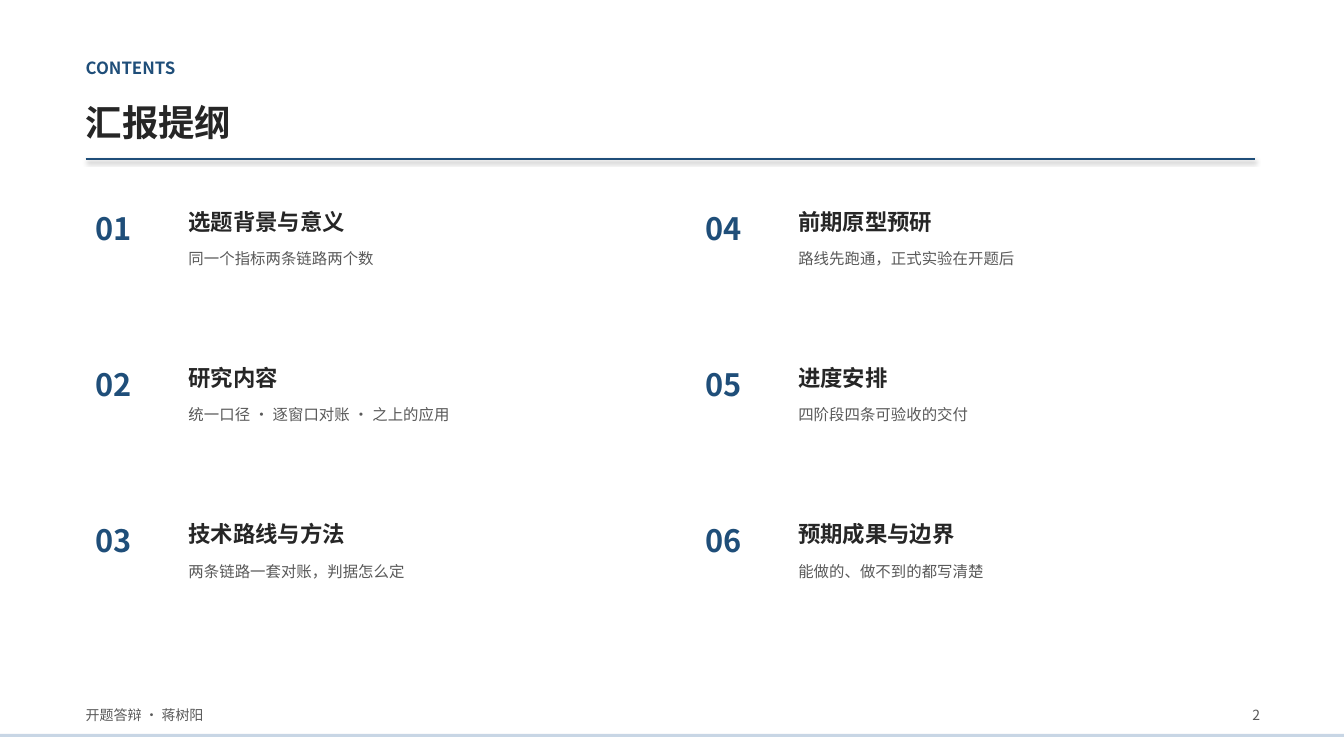
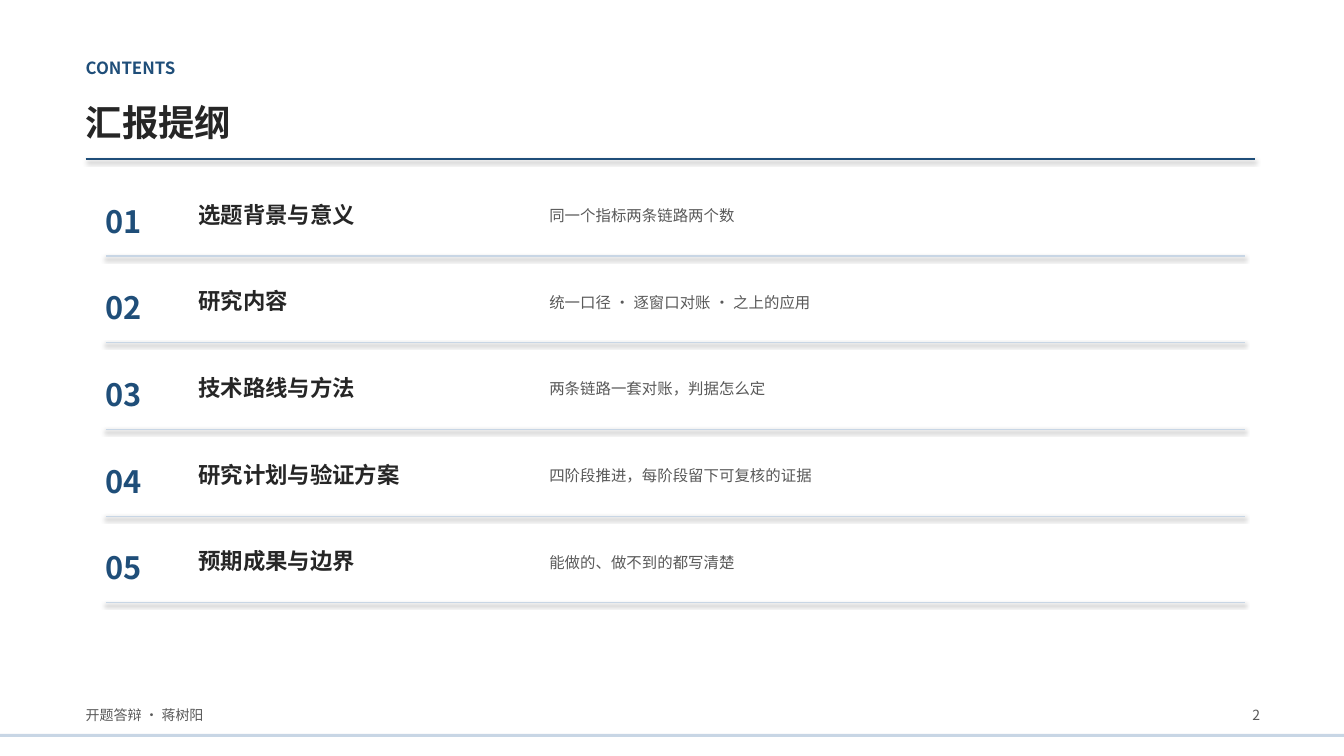
Before and after one commit to suntree-j/dsh-workspace, a slide deck: slide 2 of intelligent-data-platform/docs/thesis/答辩材料/开题答辩_蒋树阳.pptx. Drawn at 1344x756 pixels with LibreOffice and Linux fonts; fonts in the diff are those of the drawing. Boxes give left, top, right and bottom in pixels: in the first picture for what was removed or moved away, otherwise in the second. Text is boxed around its words. In the diff, an @@ line names an element or a change of style, - is before the commit and + after.

Commit message:
docs(defense): 答辩口径改为尚未建模，PPT 去结果数字重排为 9 页，准备包与十二讲同步

```diff
--- a/intelligent-data-platform/docs/thesis/答辩材料/开题答辩_蒋树阳.pptx
+++ b/intelligent-data-platform/docs/thesis/答辩材料/开题答辩_蒋树阳.pptx
@@ text "01": place and size @@
-text "01" at box(96, 217, 132, 241)
+text "01" at box(106, 210, 142, 234)
@@ text "选题背景与意义": place and size @@
-text "选题背景与意义" at box(188, 211, 344, 232)
+text "选题背景与意义" at box(199, 204, 355, 225)
@@ text "同一个指标两条链路两个数": place and size @@
-text "同一个指标两条链路两个数" at box(188, 251, 373, 265)
+text "同一个指标两条链路两个数" at box(549, 208, 734, 222)
@@ text removed at box(798, 211, 932, 232) @@
-前期原型预研
@@ line added from (106, 256) to (1245, 256), #C8D6E5 0.75 pt @@
@@ text removed at box(798, 251, 1014, 266) @@
-路线先跑通，正式实验在开题后
@@ text "02": place and size @@
-text "02" at box(96, 372, 132, 397)
+text "02" at box(106, 295, 142, 320)
@@ text "研究内容": place and size @@
-text "研究内容" at box(188, 367, 277, 388)
+text "研究内容" at box(199, 290, 288, 311)
@@ text "统一口径 · 逐窗口对账 · 之上的应用": place and size @@
-text "统一口径 · 逐窗口对账 · 之上的应用" at box(188, 407, 449, 421)
+text "统一口径 · 逐窗口对账 · 之上的应用" at box(549, 295, 810, 309)
@@ line added from (106, 343) to (1245, 343), #C8D6E5 0.75 pt @@
@@ text "03": place and size @@
-text "03" at box(96, 528, 132, 553)
+text "03" at box(106, 382, 142, 407)
@@ text "技术路线与方法": place and size @@
-text "技术路线与方法" at box(188, 523, 344, 544)
+text "技术路线与方法" at box(199, 377, 355, 398)
@@ text "两条链路一套对账，判据怎么定": place and size @@
-text "两条链路一套对账，判据怎么定" at box(188, 564, 404, 579)
+text "两条链路一套对账，判据怎么定" at box(549, 381, 765, 396)
@@ text removed at box(798, 367, 887, 388) @@
-进度安排
@@ text removed at box(798, 407, 968, 421) @@
-四阶段四条可验收的交付
@@ line added from (106, 430) to (1245, 430), #C8D6E5 0.75 pt @@
@@ text "04": place and size @@
-text "04" at box(706, 217, 742, 241)
+text "04" at box(106, 470, 142, 494)
@@ text added at box(199, 464, 400, 485), 16 pt, text #262626, bold @@
+研究计划与验证方案
@@ text added at box(549, 468, 811, 483), 11 pt, text #595959 @@
+四阶段推进，每阶段留下可复核的证据
@@ text "05": place and size @@
-text "05" at box(706, 373, 742, 397)
+text "05" at box(106, 556, 142, 580)
@@ line added from (106, 516) to (1245, 516), #C8D6E5 0.75 pt @@
@@ text "预期成果与边界": place and size @@
-text "预期成果与边界" at box(798, 523, 954, 544)
+text "预期成果与边界" at box(199, 550, 355, 571)
@@ text removed at box(706, 528, 742, 553) @@
-06
@@ text "能做的、做不到的都写清楚": place and size @@
-text "能做的、做不到的都写清楚" at box(798, 564, 983, 578)
+text "能做的、做不到的都写清楚" at box(549, 555, 734, 569)
@@ line added from (106, 603) to (1245, 603), #C8D6E5 0.75 pt @@
```
Also in this commit, not shown: 4 other slides changed, 1 slide removed, 4 other files.
